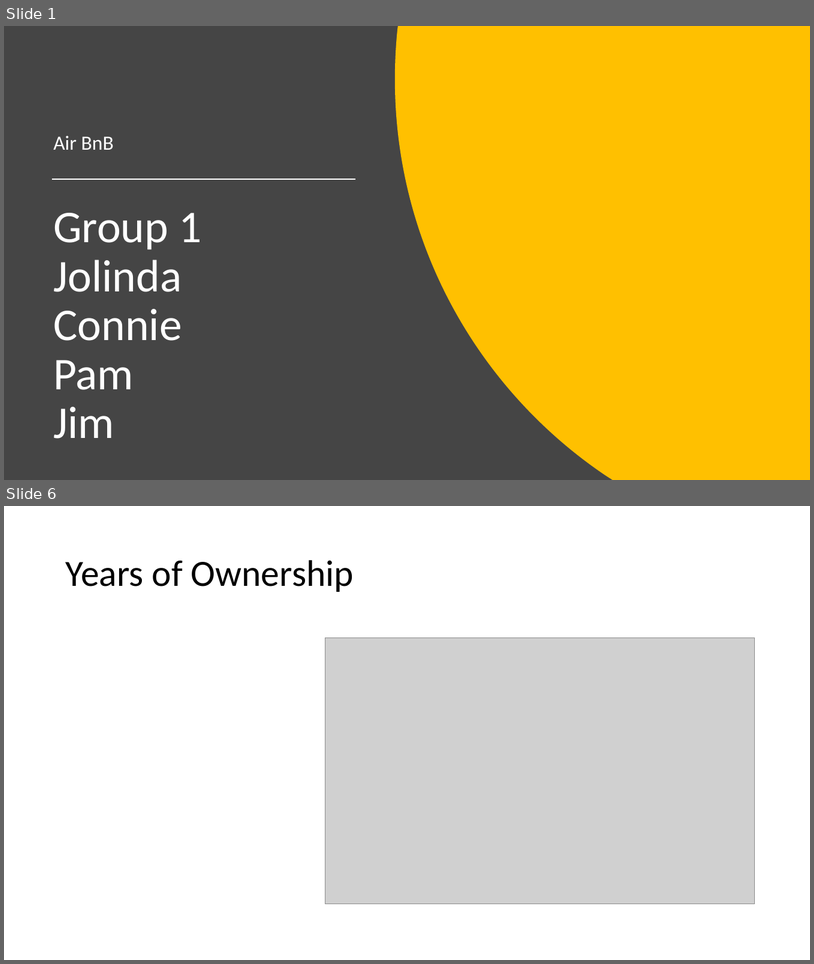
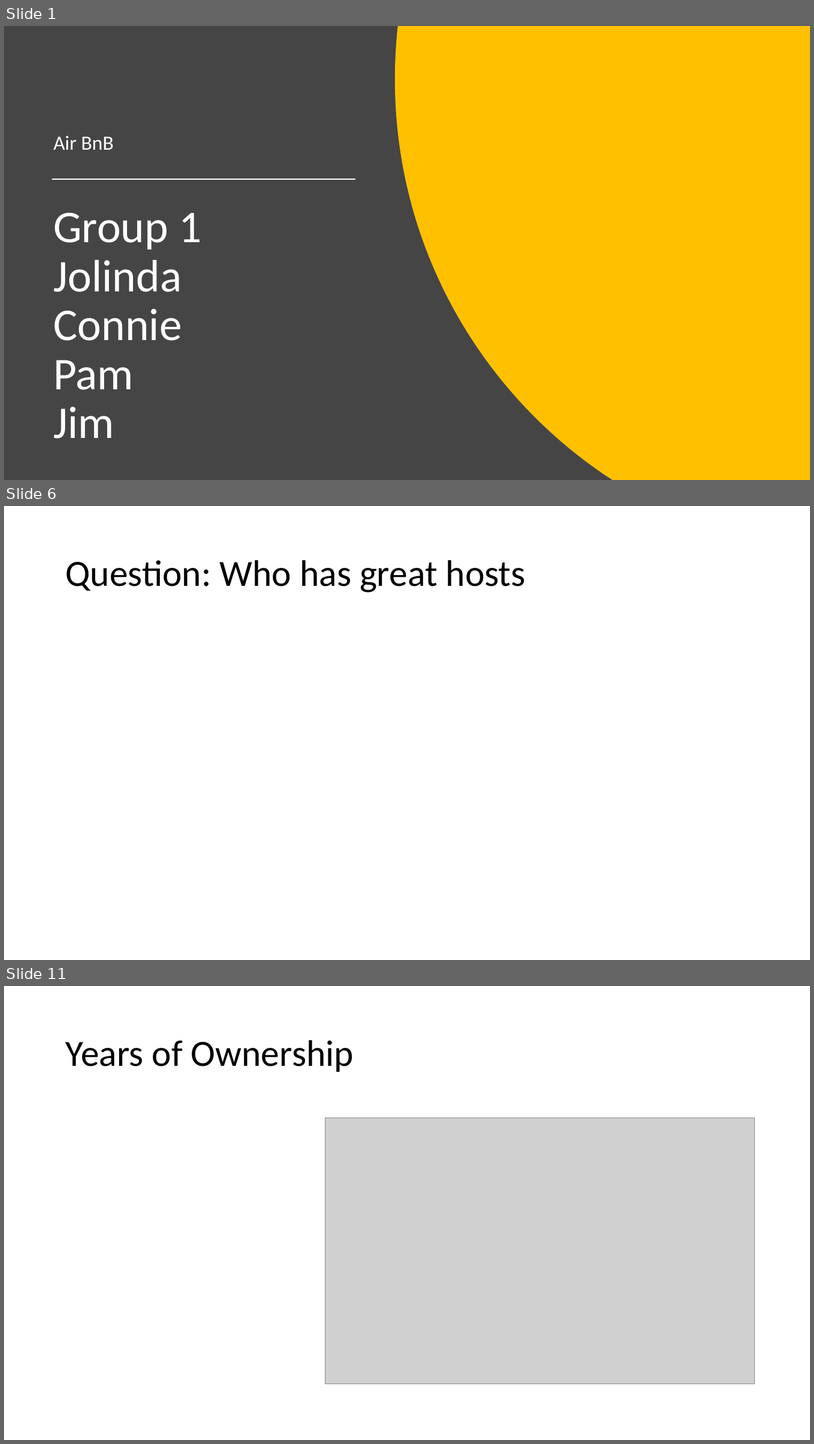
Before and after one commit to jaminiowa/Group-1-Project, a slide deck: Group 1 - AirBnB Presentation.pptx. Shown one above the other, each under a label of ours: slides 1 and 6 before the commit, slides 1, 6 and 11 after it; the slides between them are not shown. The pictures are 814x964 and 814x1444 pixels, drawn with LibreOffice and Linux fonts; fonts in the diff are those of the drawing; grey boxes stand for pictures. Boxes give left, top, right and bottom in pixels: in the first picture for what was removed or moved away, otherwise in the second. Text is boxed around its words. In the diff, an @@ line names an element or a change of style, - is before the commit and + after.

```diff
--- a/Group 1 - AirBnB Presentation.pptx
+++ b/Group 1 - AirBnB Presentation.pptx
@@ slide 6 added at box(4, 506, 810, 960), background #FFFFFF @@
@@ title added at box(65, 560, 526, 592), 44 pt, text #000000 @@
+Question: Who has great hosts
@@ what was slide 6 is now slide 11 @@
```
Also in this commit, not shown: 4 slides changed, 5 other slides added.
